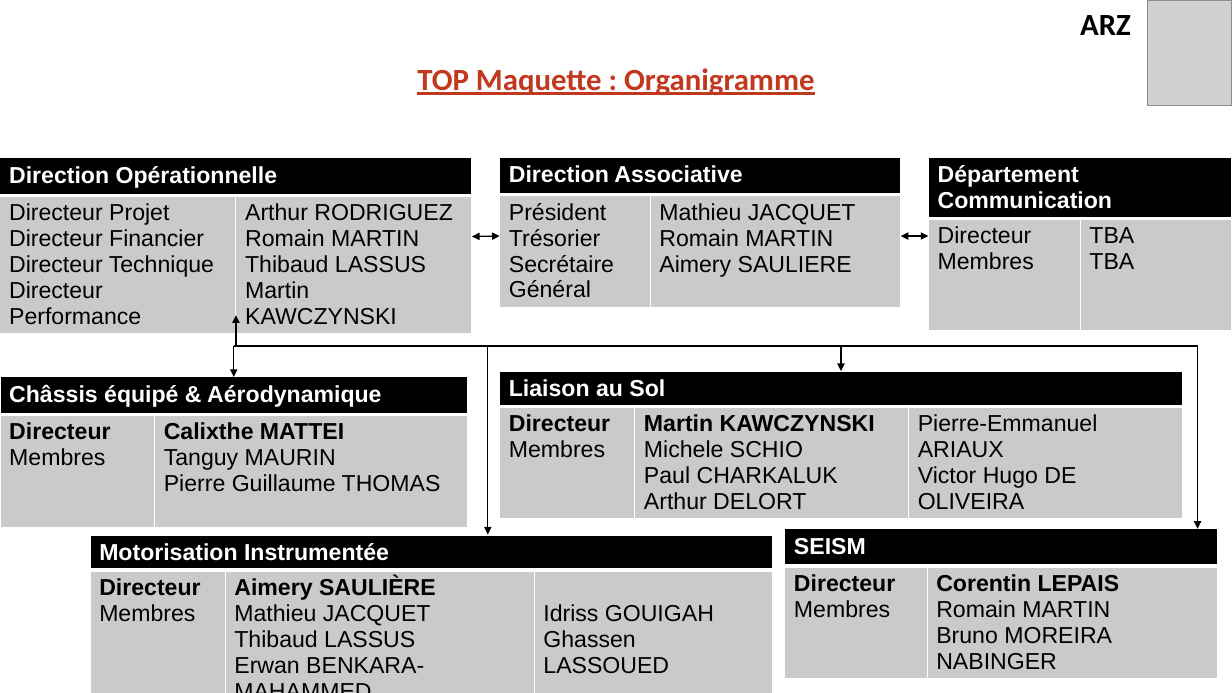
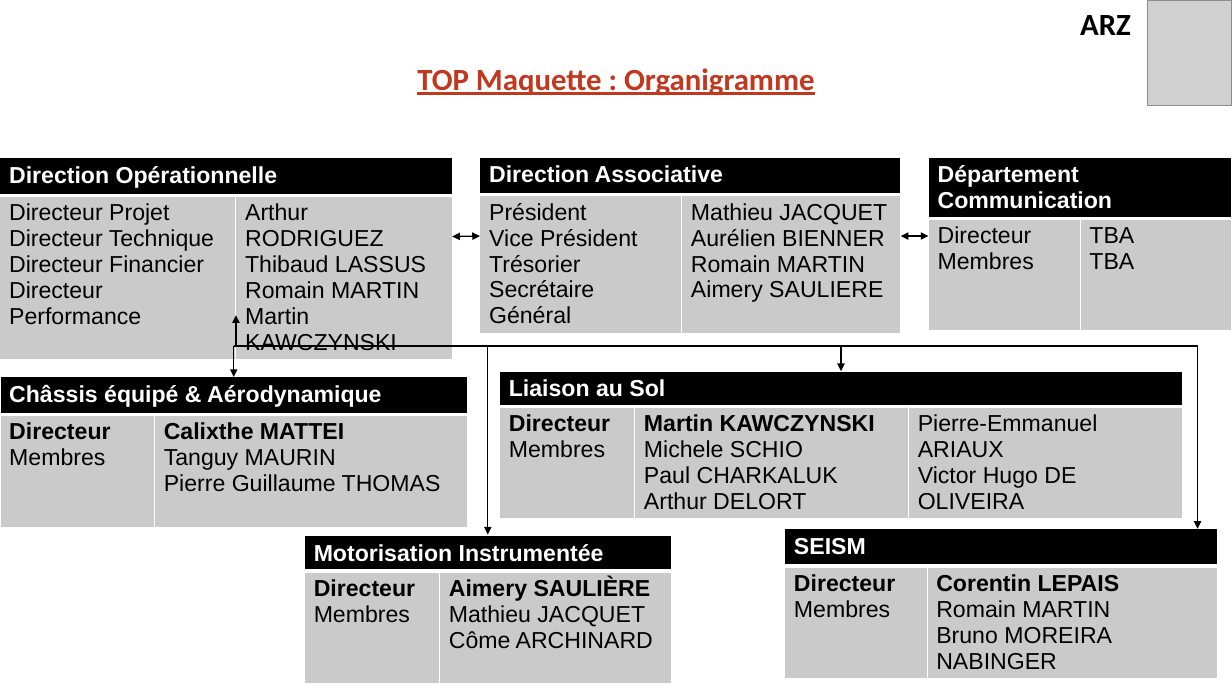
Before and after one commit to EOSCogniton/STUF-2020, a slide deck: slide 5 of AB_TOPs/02_Top_Maquette/Top_Maquette_V2.0.pptx. Drawn at 1232x693 pixels with LibreOffice and Linux fonts; fonts in the diff are those of the drawing; grey boxes stand for pictures; background and template pictures are left out. Boxes give left, top, right and bottom in pixels: in the first picture for what was removed or moved away, otherwise in the second. Text is boxed around its words. In the diff, an @@ line names an element or a change of style, - is before the commit and + after.

```diff
--- a/AB_TOPs/02_Top_Maquette/Top_Maquette_V2.0.pptx
+++ b/AB_TOPs/02_Top_Maquette/Top_Maquette_V2.0.pptx
@@ table at (0, 158, 452, 355) @@
-row 2, column 1: Directeur Projet / Directeur Financier / Directeur Technique / Directeur Performance
+row 2, column 1: Directeur Projet / Directeur Technique / Directeur Financier / Directeur Performance
-row 2, column 2: Arthur RODRIGUEZ / Romain MARTIN / Thibaud LASSUS / Martin KAWCZYNSKI
+row 2, column 2: Arthur RODRIGUEZ / Thibaud LASSUS / Romain MARTIN / Martin KAWCZYNSKI
@@ table: place and size @@
-table at (0, 158, 471, 329)
+table at (0, 158, 452, 355)
@@ table at (480, 157, 900, 327) @@
-row 2, column 1: Président / Trésorier / Secrétaire Général
+row 2, column 1: Président / Vice Président / Trésorier / Secrétaire Général
-row 2, column 2: Mathieu JACQUET / Romain MARTIN / Aimery SAULIERE
+row 2, column 2: Mathieu JACQUET / Aurélien BIENNER / Romain MARTIN / Aimery SAULIERE
@@ table: place and size @@
-table at (500, 157, 901, 315)
+table at (480, 157, 900, 327)
@@ double arrow moved from (472, 237) - (500, 236) to (452, 237) - (480, 236) @@
@@ table at (305, 536, 672, 693) @@
-column 2:  | Aimery SAULIÈRE / Mathieu JACQUET / Thibaud LASSUS / Erwan BENKARA-MAHAMMED
-column 3:  | Idriss GOUIGAH / Ghassen LASSOUED
+column 2:  | Aimery SAULIÈRE / Mathieu JACQUET / Côme ARCHINARD
@@ table: place and size @@
-table at (90, 535, 772, 692)
+table at (305, 536, 672, 693)
```
Also in this commit, not shown: 3 other slides changed.
